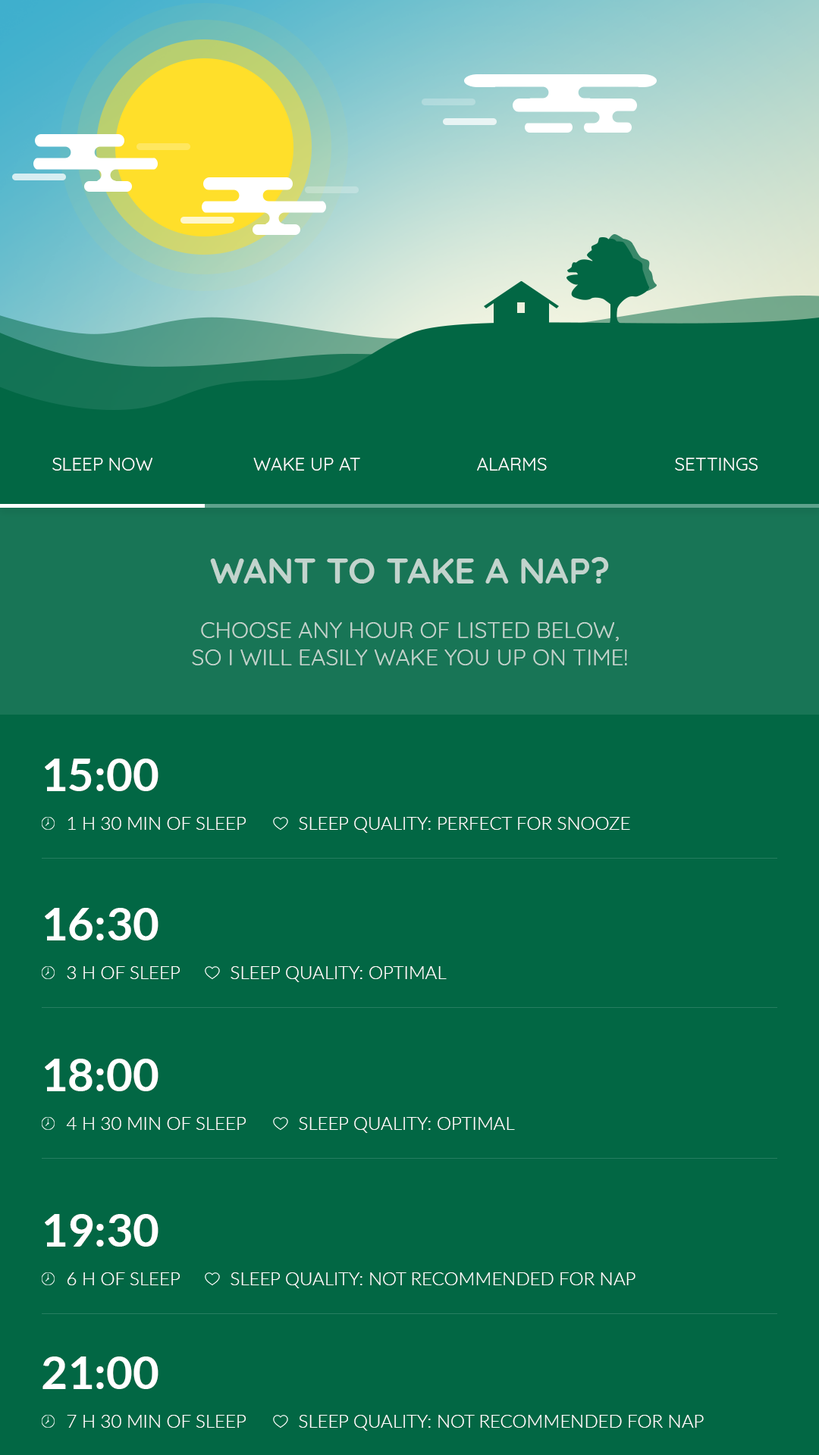
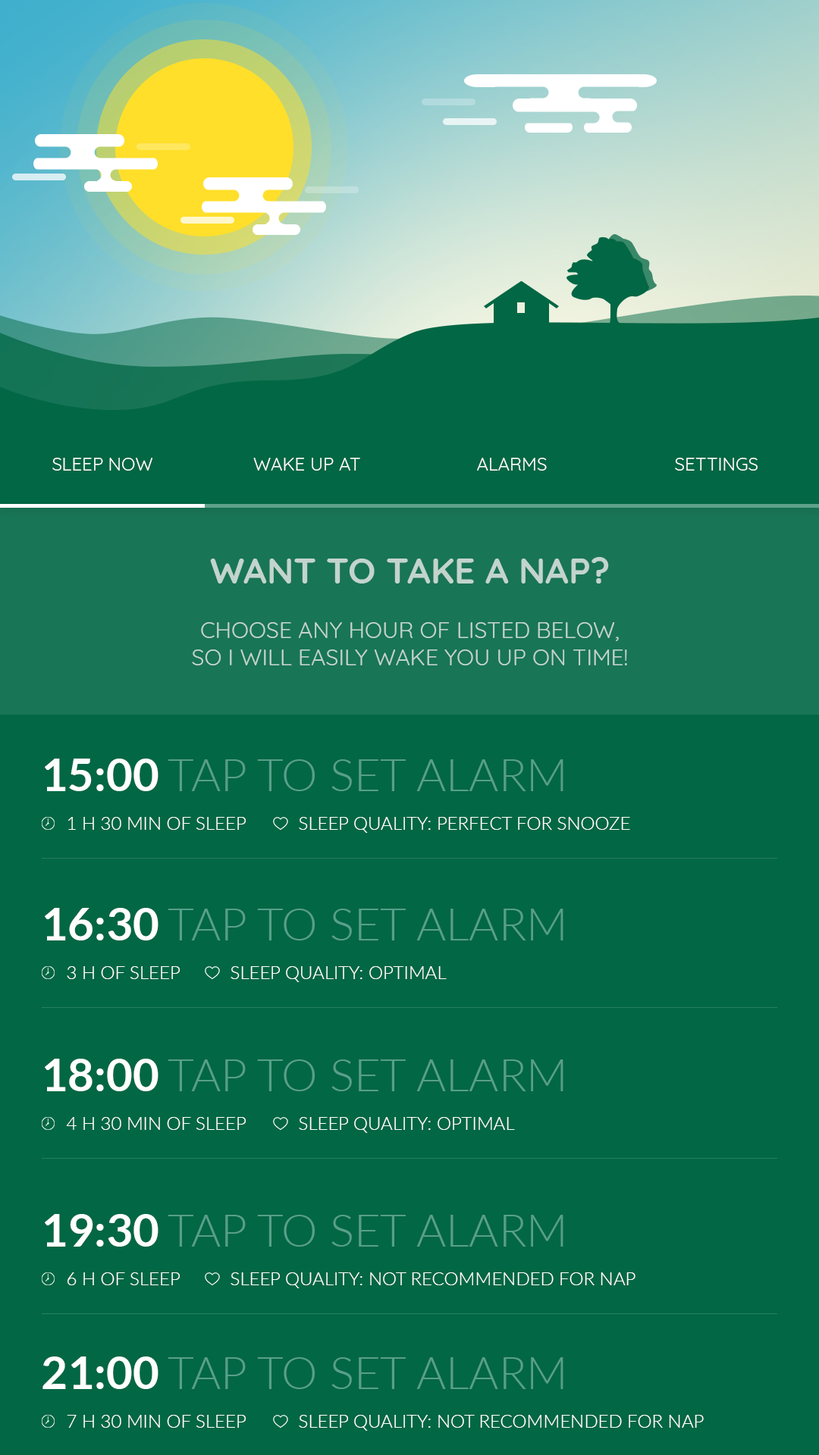
The second w=819, h=1455 image is a revision of the first. Changes to its layers:
renamed "15:00" to "15:00 TAP TO SET ALARM", painted on it over [167, 759, 564, 792]
renamed "16:30" to "16:30 TAP TO SET ALARM", painted on it over [167, 908, 564, 941]
renamed "18:00" to "18:00 TAP TO SET ALARM", painted on it over [167, 1059, 564, 1092]
renamed "19:30" to "19:30 TAP TO SET ALARM", painted on it over [167, 1215, 564, 1247]
renamed "21:00" to "21:00 TAP TO SET ALARM", painted on it over [167, 1357, 564, 1390]
